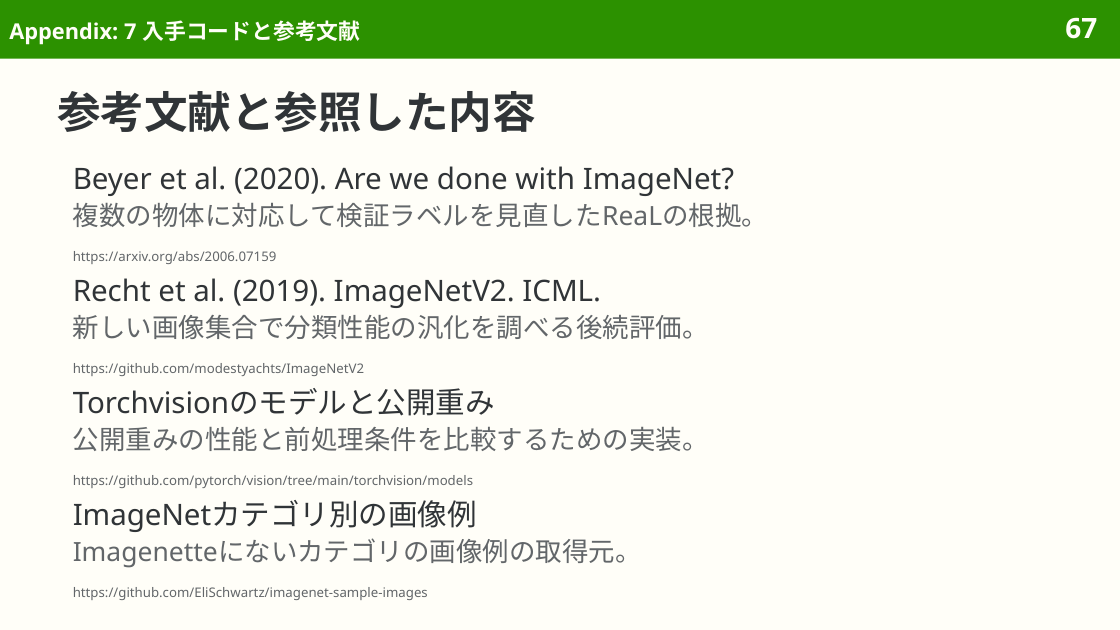
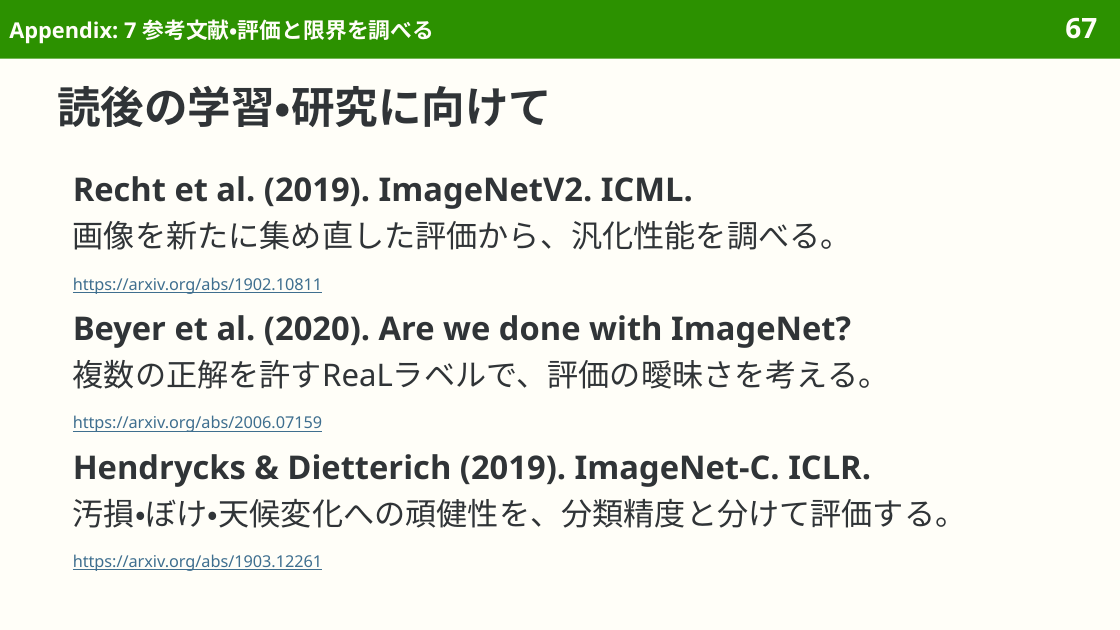
Before and after one commit to sasakiy84/datasets-in-10-minutes, a slide deck: slide 67 of slides/datasets-in-10-minutes-imagenet.pptx. Drawn at 1120x630 pixels with LibreOffice and Linux fonts; fonts in the diff are those of the drawing. Boxes give left, top, right and bottom in pixels: in the first picture for what was removed or moved away, otherwise in the second. Text is boxed around its words. In the diff, an @@ line names an element or a change of style, - is before the commit and + after.

Commit message:
Refine slide bullets, further reading, and SQuAD layout

```diff
--- a/slides/datasets-in-10-minutes-imagenet.pptx
+++ b/slides/datasets-in-10-minutes-imagenet.pptx
@@ title at box(9, 19, 434, 44): text changed @@
-Appendix: 7 入手コードと参考文献
+Appendix: 7 参考文献・評価と限界を調べる
@@ title at box(57, 86, 552, 127): text changed @@
-参考文献と参照した内容
+読後の学習・研究に向けて
@@ text "Recht et al. (2019). ImageNetV2. ...": place and size @@
-text "Recht et al. (2019). ImageNetV2. ..." at box(73, 278, 601, 308)
+text "Recht et al. (2019). ImageNetV2. ..." at box(73, 176, 693, 209)
@@ text "Recht et al. (2019). ImageNetV2. ..." at box(73, 176, 693, 209): size 19 to 21 pt, bold on; line spacing 1.1 to 1.08; less space between paragraphs @@
@@ text at box(73, 220, 852, 250): text changed; size 17 to 20 pt; text colour #626669 to #303437 @@
-複数の物体に対応して検証ラベルを見直したReaLの根拠。
+画像を新たに集め直した評価から、汎化性能を調べる。
@@ text at box(73, 277, 323, 294): text changed; size 8.5 to 10.5 pt; text colour #626669 to #3F6F8F @@
-https://arxiv.org/abs/2006.07159
+https://arxiv.org/abs/1902.10811
@@ text "Beyer et al. (2020). Are ..." at box(73, 315, 851, 348): size 19 to 21 pt, bold on; line spacing 1.1 to 1.08; less space between paragraphs @@
@@ text "Beyer et al. (2020). Are ...": place and size @@
-text "Beyer et al. (2020). Are ..." at box(73, 166, 734, 196)
+text "Beyer et al. (2020). Are ..." at box(73, 315, 851, 348)
@@ text at box(73, 360, 890, 389): text changed; size 17 to 20 pt; text colour #626669 to #303437 @@
-新しい画像集合で分類性能の汎化を調べる後続評価。
+複数の正解を許すReaLラベルで、評価の曖昧さを考える。
@@ text at box(73, 415, 323, 432): text changed; size 8.5 to 10.5 pt; text colour #626669 to #3F6F8F @@
-https://github.com/modestyachts/ImageNetV2
+https://arxiv.org/abs/2006.07159
@@ text at box(73, 454, 871, 487): text changed; size 19 to 21 pt; bold on @@
-Torchvisionのモデルと公開重み
+Hendrycks & Dietterich (2019). ImageNet-C. ICLR.
@@ text at box(73, 499, 967, 528): text changed; size 17 to 20 pt; text colour #626669 to #303437 @@
-公開重みの性能と前処理条件を比較するための実装。
+汚損・ぼけ・天候変化への頑健性を、分類精度と分けて評価する。
@@ text removed at box(73, 500, 477, 532) @@
-ImageNetカテゴリ別の画像例
@@ text removed at box(73, 538, 642, 568) @@
-Imagenetteにないカテゴリの画像例の取得元。
@@ text at box(73, 554, 323, 571): text changed; size 8.5 to 10.5 pt; text colour #626669 to #3F6F8F @@
-https://github.com/pytorch/vision/tree/main/torchvision/models
+https://arxiv.org/abs/1903.12261
@@ text removed at box(73, 587, 428, 600) @@
-https://github.com/EliSchwartz/imagenet-sample-images
```
Also in this commit, not shown: 32 other slides changed, 1 slide added, 1 slide removed, 10 other files.
